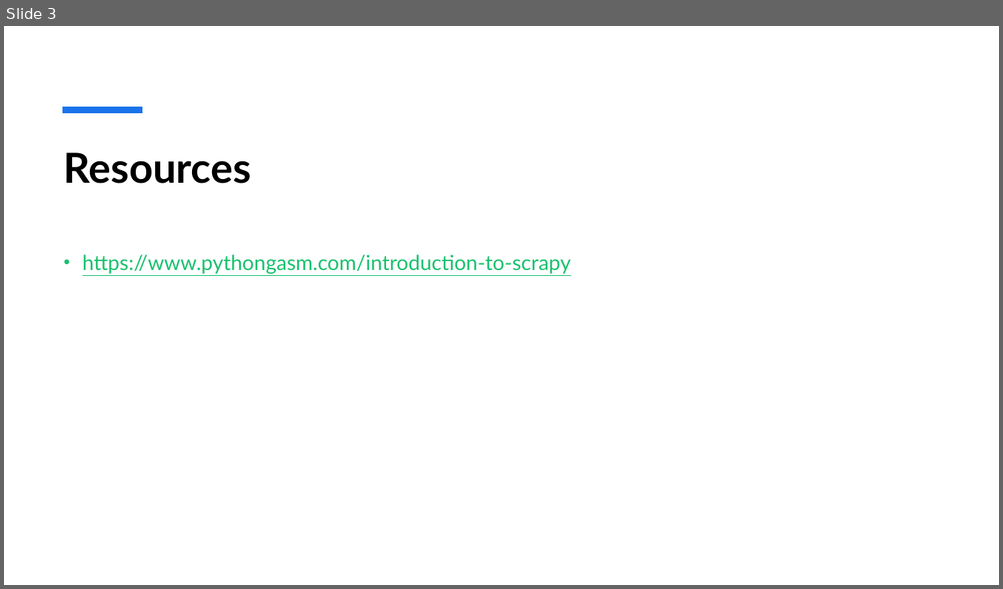
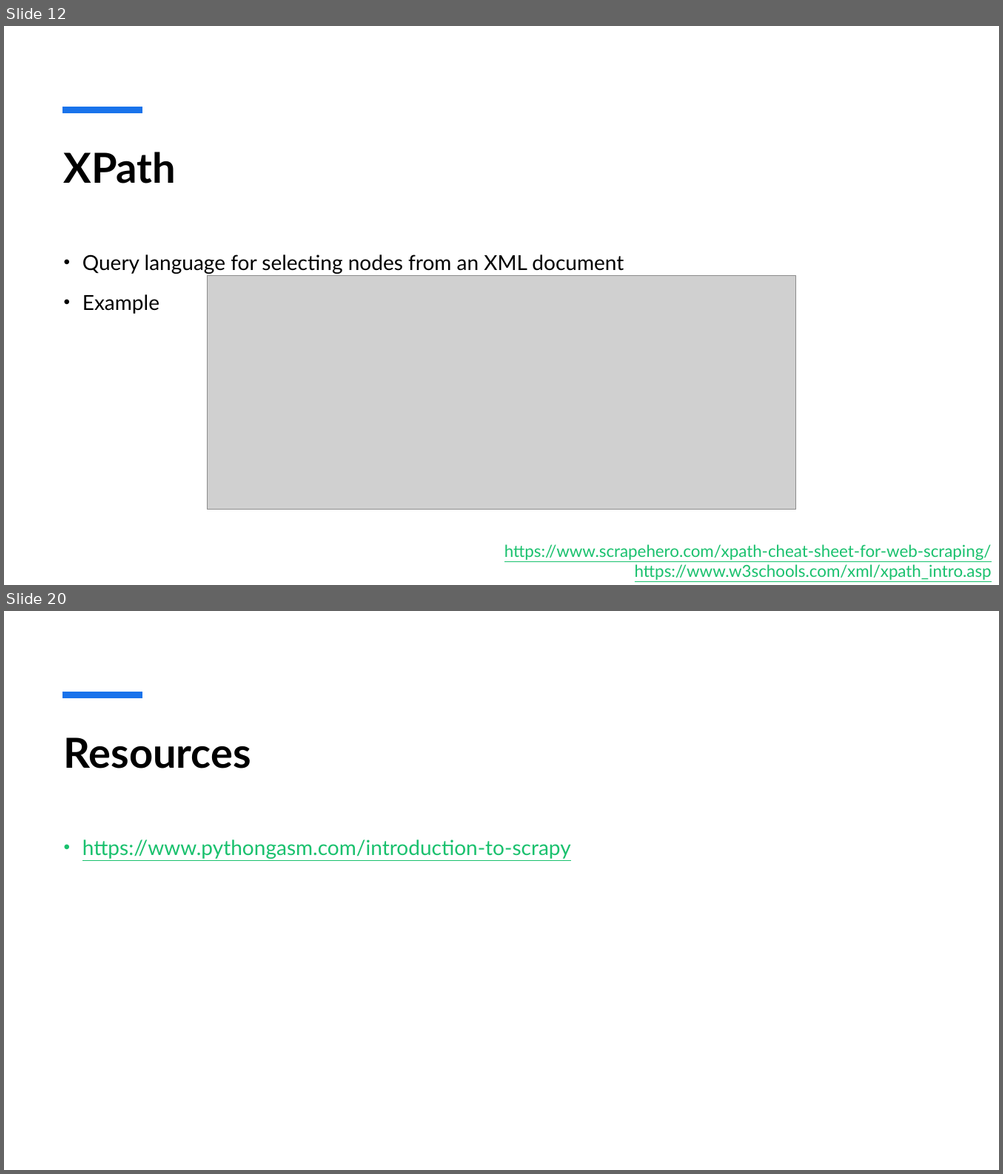
Before and after one commit to bemayr/web-crawling-and-scraping, a slide deck: slides.pptx. Shown one above the other, each under a label of ours: slide 3 before the commit, slides 12 and 20 after it; the slides between them are not shown. The pictures are 1003x589 and 1003x1174 pixels, drawn with LibreOffice and Linux fonts; fonts in the diff are those of the drawing; grey boxes stand for pictures. Boxes give left, top, right and bottom in pixels: in the first picture for what was removed or moved away, otherwise in the second. Text is boxed around its words. In the diff, an @@ line names an element or a change of style, - is before the commit and + after.

```diff
--- a/slides.pptx
+++ b/slides.pptx
@@ slide 12 added at bbox=[4, 26, 999, 585], background #FFFFFF; not listed: 1 template element that a slide beside it also shows @@
@@ title added at bbox=[64, 152, 176, 184], 40 pt, text #000000, bold @@
+XPath
@@ text added at bbox=[82, 255, 623, 314], 20 pt, text #000000 @@
+• Query language for selecting nodes from an XML document
+• Example
@@ picture added at bbox=[207, 276, 797, 509] @@
@@ text added at bbox=[504, 545, 991, 580], 16 pt, text #1AC16E, underline @@
+https://www.scrapehero.com/xpath-cheat-sheet-for-web-scraping/
+https://www.w3schools.com/xml/xpath_intro.asp
@@ what was slide 3 is now slide 20 @@
```
Also in this commit, not shown: 17 other slides added, 1 slide removed.
